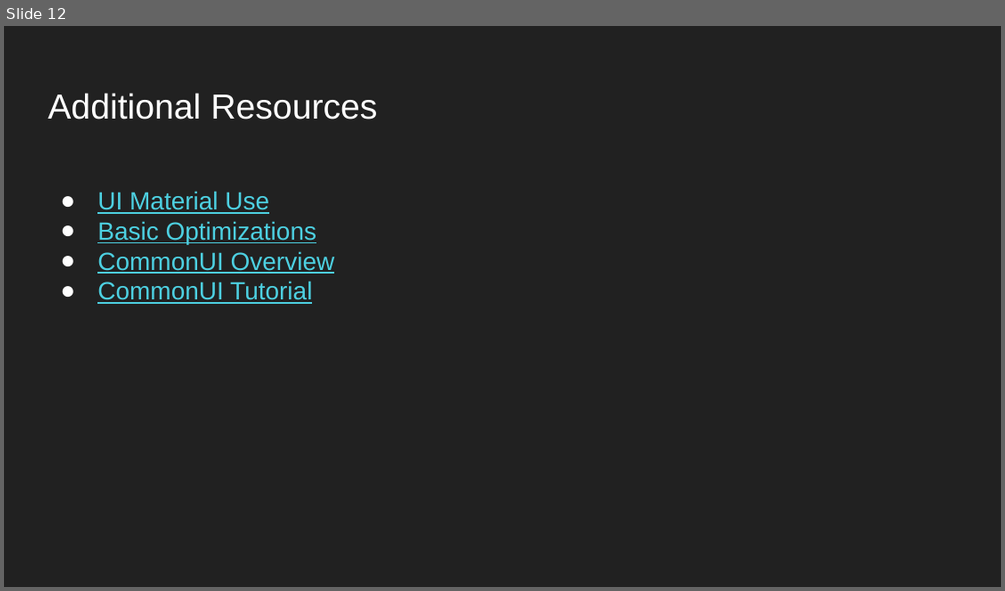
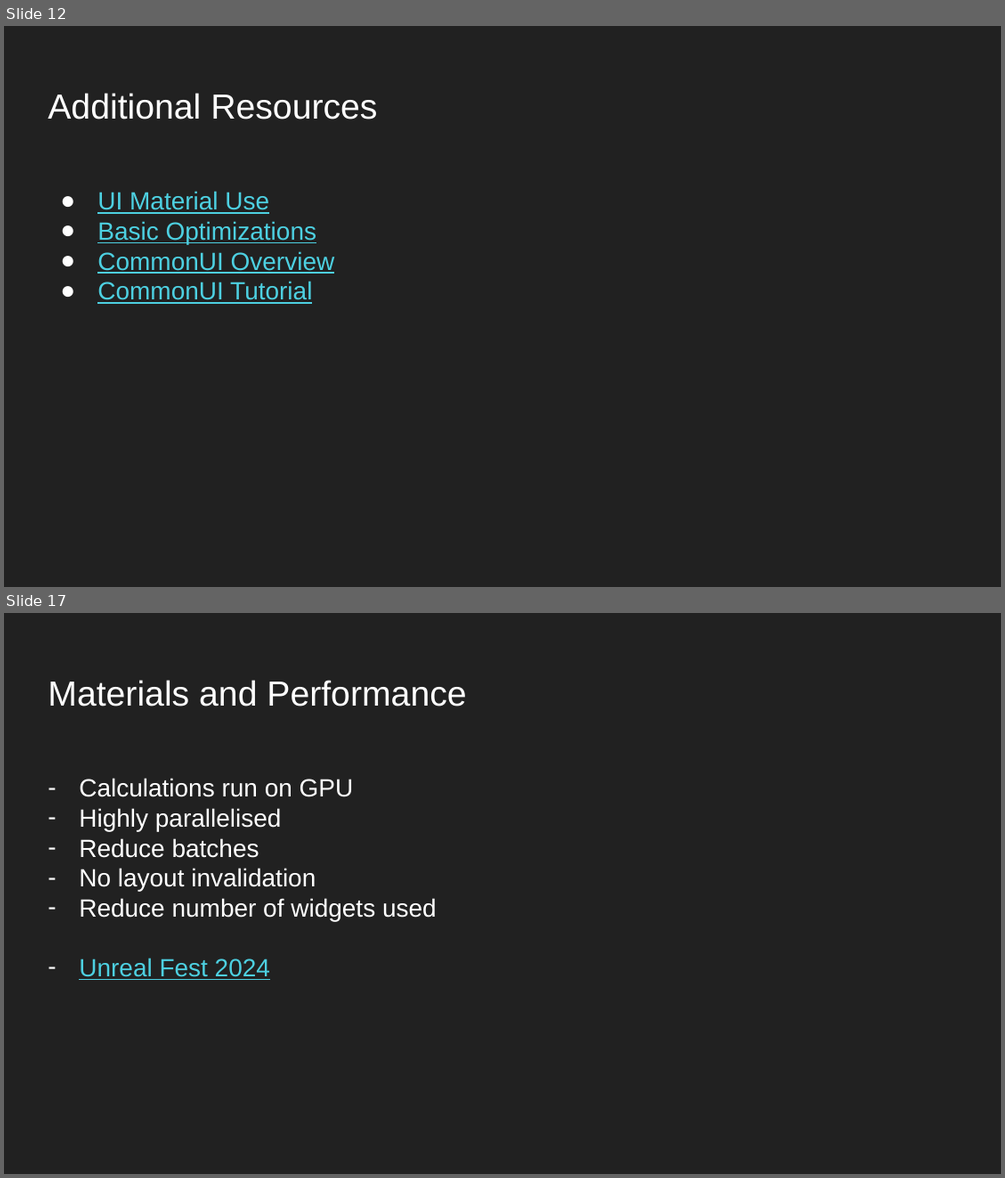
Before and after one commit to WotanCZ/MFF_UE_Lecture, a slide deck: UI/Unreal Engine Lecture - UI.pptx. Shown one above the other, each under a label of ours: slide 12 before the commit, slides 12 and 17 after it; the slides between them are not shown. The pictures are 1005x591 and 1005x1178 pixels, drawn with LibreOffice and Linux fonts; fonts in the diff are those of the drawing; background and template pictures are left out. Boxes give left, top, right and bottom in pixels: in the first picture for what was removed or moved away, otherwise in the second. Text is boxed around its words. In the diff, an @@ line names an element or a change of style, - is before the commit and + after.

```diff
--- a/UI/Unreal Engine Lecture - UI.pptx
+++ b/UI/Unreal Engine Lecture - UI.pptx
@@ slide 17 added at (x1=4, y1=613, x2=1001, y2=1174), background picture (left out) @@
@@ title added at (x1=48, y1=680, x2=466, y2=706), 25.2 pt, text #FFFFFF @@
+Materials and Performance
@@ text added at (x1=79, y1=778, x2=437, y2=980), 18 pt, text #FFFFFF @@
+– Calculations run on GPU
+– Highly parallelised
+– Reduce batches
+– No layout invalidation
+– Reduce number of widgets used
+– Unreal Fest 2024
```
Also in this commit, not shown: 4 other slides added.
